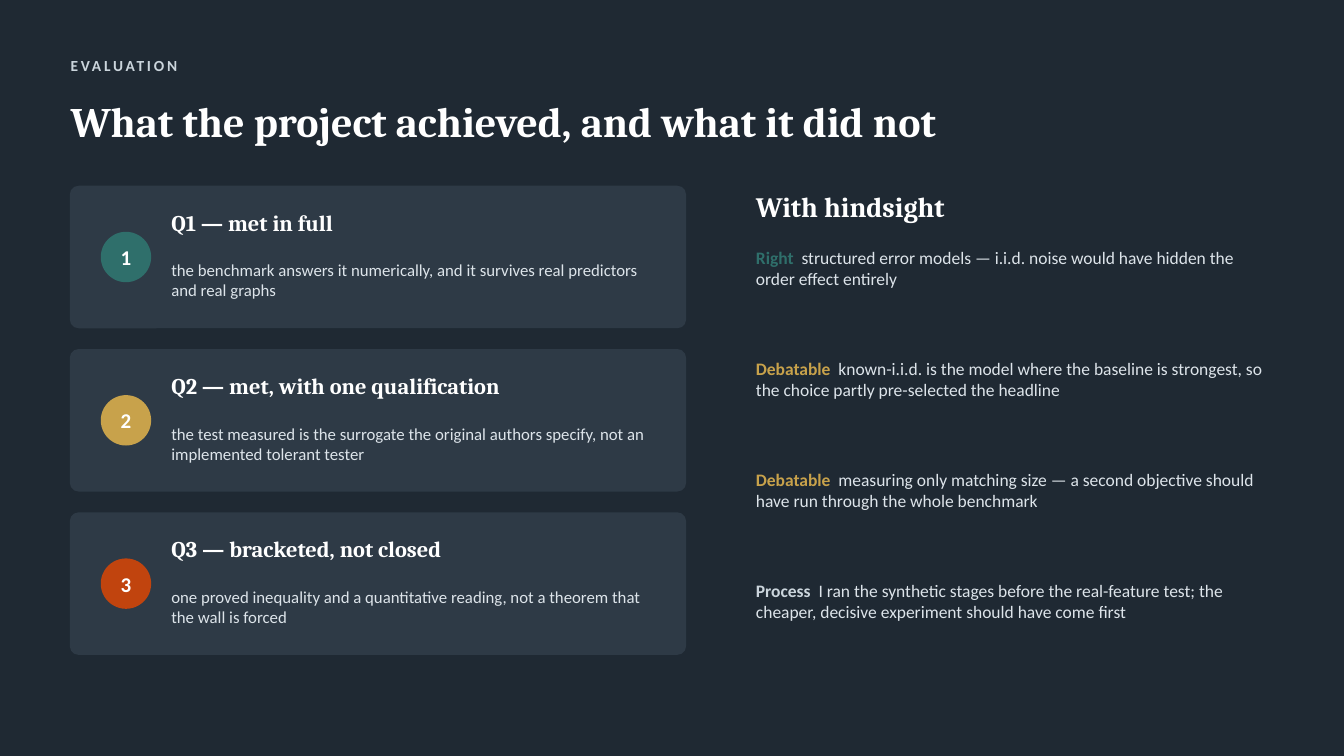
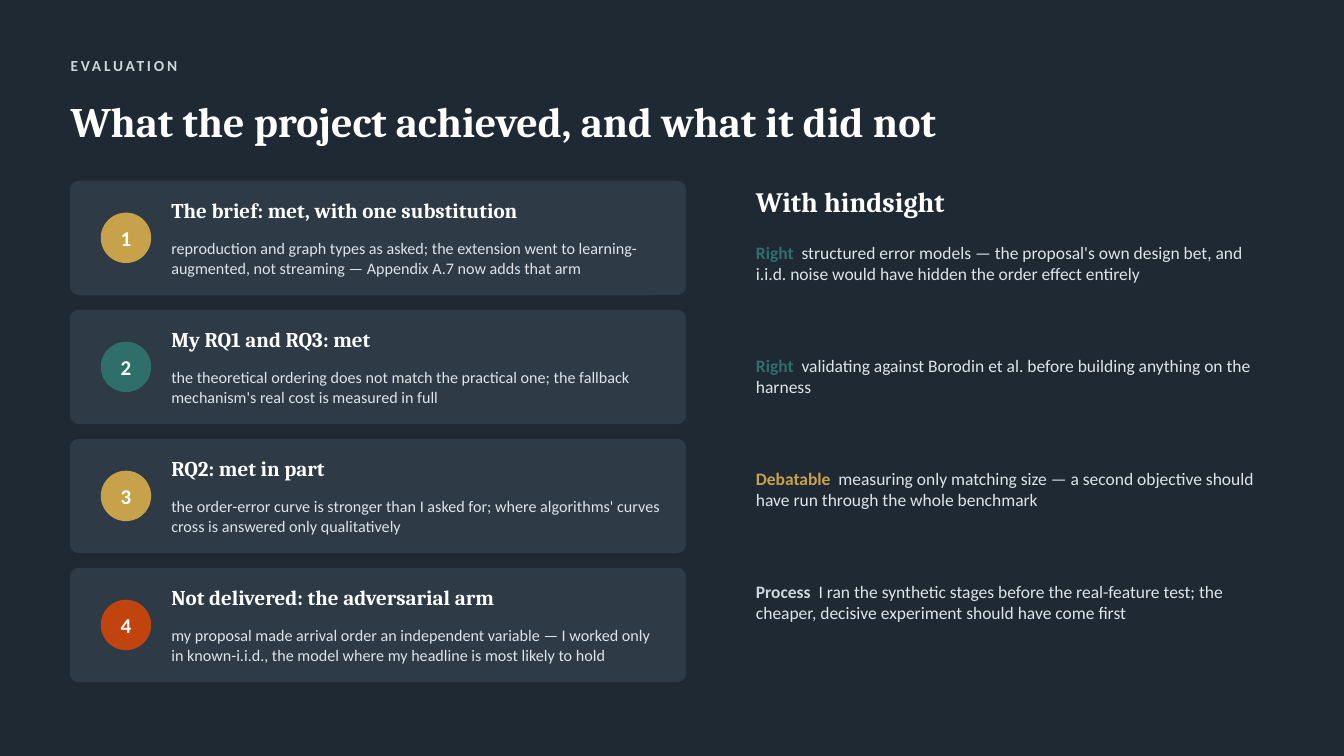
Before and after one commit to bruce5800/Postgraduate-Project, a slide deck: slide 12 of thesis/defence/defence.pptx. Drawn at 1344x756 pixels with LibreOffice and Linux fonts; fonts in the diff are those of the drawing. Boxes give left, top, right and bottom in pixels: in the first picture for what was removed or moved away, otherwise in the second. Text is boxed around its words. In the diff, an @@ line names an element or a change of style, - is before the commit and + after.

Commit message:
Add streaming ladder algorithms and update references
- Introduced a new section on the relaxation ladder for streaming and offline algorithms in Appendix A.7, detailing the models and algorithms used.
- Updated the code execution instructions to include new scripts for running and plotting the streaming ladder results.
- Added references for semi-streaming matching algorithms to the bibliography.
- Updated the word count in the LaTeX document.
- Made minor adjustments to the Chinese background and conclusion sections for clarity and coherence.

```diff
--- a/thesis/defence/defence.pptx
+++ b/thesis/defence/defence.pptx
@@ rounded rectangle: place and size @@
-rounded rectangle at [71, 187, 686, 328]
+rounded rectangle at [71, 181, 686, 294]
@@ text at [171, 203, 517, 221]: text changed; size 16 to 15 pt @@
-Q1 — met in full
+The brief: met, with one substitution
@@ text "With hindsight": place and size @@
-text "With hindsight" at [756, 197, 945, 223]
+text "With hindsight" at [756, 192, 945, 218]
@@ text "1": place and size @@
-text "1" at [121, 251, 132, 265]
+text "1" at [121, 232, 132, 246]
@@ ellipse: place and size @@
-ellipse at [101, 232, 151, 282]
+ellipse at [101, 213, 151, 263]
@@ ellipse at [101, 213, 151, 263]: fill #2F6F6B to #C8A24B @@
@@ text at [171, 243, 637, 277]: text changed; size 12 to 11.5 pt @@
-the benchmark answers it numerically, and it survives real predictors and real graphs
+reproduction and graph types as asked; the extension went to learning-augmented, not streaming — Appendix A.7 now adds that arm
@@ text at [756, 247, 1243, 283]: text changed @@
-Right structured error models — i.i.d. noise would have hidden the order effect entirely
+Right structured error models — the proposal's own design bet, and i.i.d. noise would have hidden the order effect entirely
@@ rounded rectangle: place and size @@
-rounded rectangle at [71, 350, 686, 491]
+rounded rectangle at [71, 311, 686, 423]
@@ text "2": place and size @@
-text "2" at [121, 414, 132, 428]
+text "2" at [121, 361, 132, 375]
@@ ellipse: place and size @@
-ellipse at [101, 395, 151, 446]
+ellipse at [101, 342, 151, 392]
@@ ellipse at [101, 342, 151, 392]: fill #C8A24B to #2F6F6B @@
@@ text at [171, 332, 370, 352]: text changed; size 16 to 15 pt @@
-Q2 — met, with one qualification
+My RQ1 and RQ3: met
@@ text at [171, 372, 629, 403]: text changed; size 12 to 11.5 pt @@
-the test measured is the surrogate the original authors specify, not an implemented tolerant tester
+the theoretical ordering does not match the practical one; the fallback mechanism's real cost is measured in full
@@ text at [756, 360, 1251, 393]: text changed @@
-Debatable known-i.i.d. is the model where the baseline is strongest, so the choice partly pre-selected the headline
+Right validating against Borodin et al. before building anything on the harness
@@ proportions changed in 3 elements at [71, 181, 686, 294], [71, 311, 686, 423], [71, 440, 686, 553] @@
@@ rounded rectangle: place and size @@
-rounded rectangle at [71, 513, 686, 654]
+rounded rectangle at [71, 440, 686, 553]
@@ text "3": place and size @@
-text "3" at [121, 578, 132, 592]
+text "3" at [121, 490, 132, 504]
@@ ellipse: place and size @@
-ellipse at [101, 559, 151, 609]
+ellipse at [101, 471, 151, 521]
@@ ellipse at [101, 471, 151, 521]: fill #C1440E to #C8A24B @@
@@ text at [171, 461, 324, 481]: text changed; size 16 to 15 pt @@
-Q3 — bracketed, not closed
+RQ2: met in part
@@ text at [171, 501, 659, 535]: text changed; size 12 to 11.5 pt @@
-one proved inequality and a quantitative reading, not a theorem that the wall is forced
+the order-error curve is stronger than I asked for; where algorithms' curves cross is answered only qualitatively
@@ rounded rectangle added at [71, 569, 686, 682], fill #2E3A46, outline #2E3A46 1 pt @@
@@ text added at [171, 590, 494, 605], 15 pt, text #FFFFFF, bold @@
+Not delivered: the adversarial arm
@@ ellipse added at [101, 600, 151, 650], fill #C1440E @@
@@ text added at [121, 619, 132, 633], 15 pt, text #FFFFFF, bold @@
+4
@@ text added at [171, 630, 650, 664], 11.5 pt, text #DDE4EA @@
+my proposal made arrival order an independent variable — I worked only in known-i.i.d., the model where my headline is most likely to hold
```
Also in this commit, not shown: 1 slide added, 37 other files.
